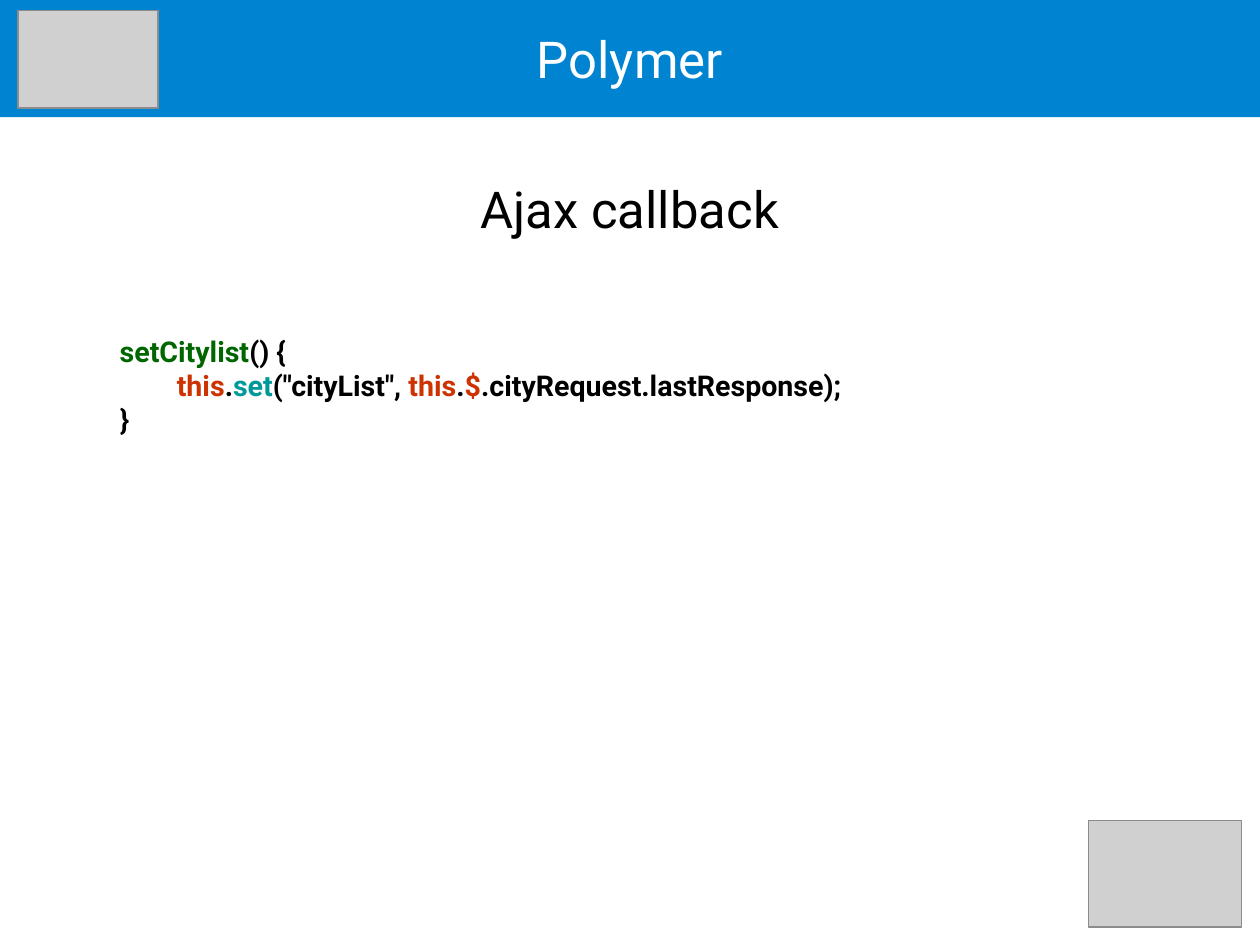
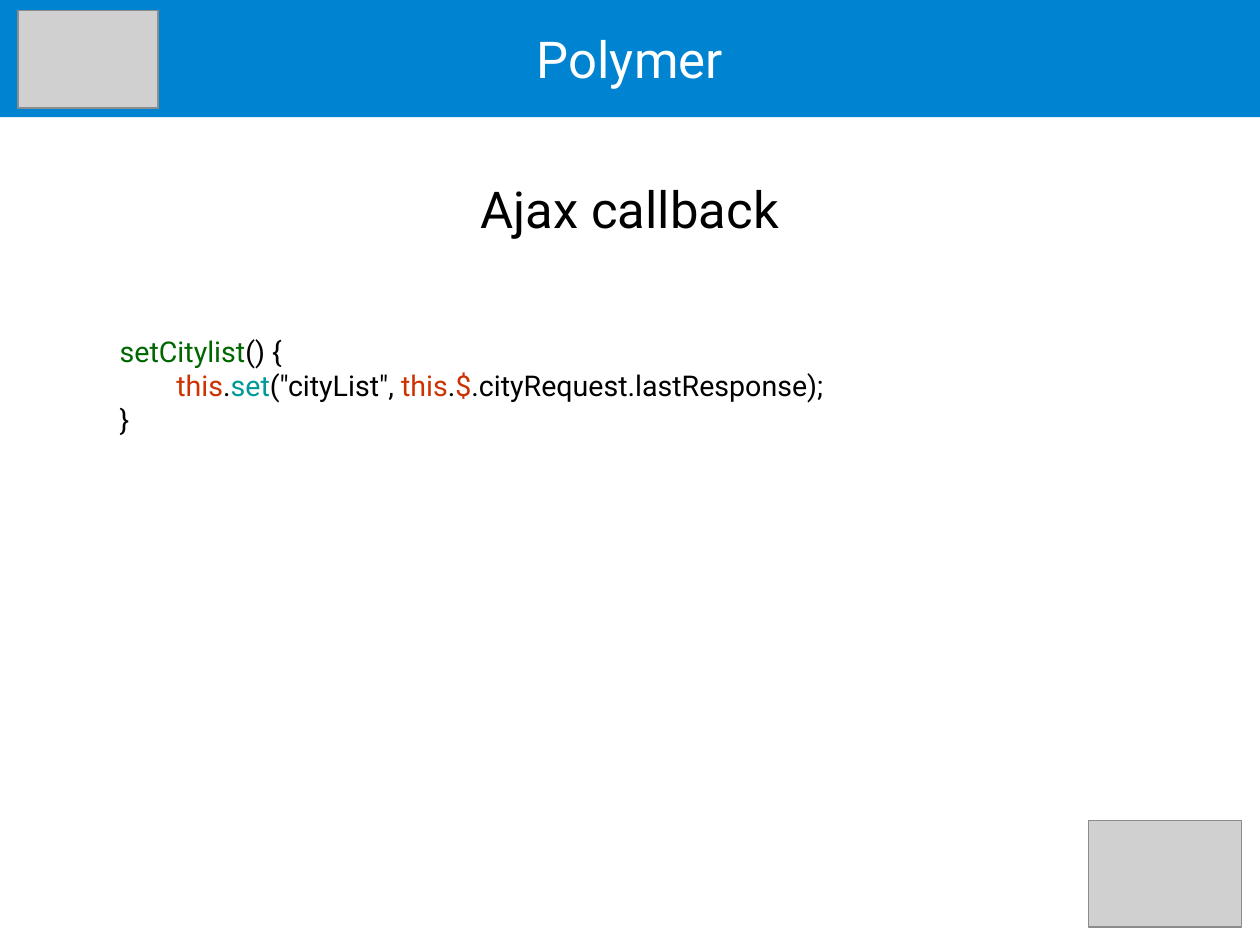
Before and after one commit to gerard-payne/polymer-demo, a slide deck: slide 8 of polymer 2 tutorial.odp. Drawn at 1260x945 pixels with LibreOffice and Linux fonts; fonts in the diff are those of the drawing; grey boxes stand for pictures. Boxes give left, top, right and bottom in pixels: in the first picture for what was removed or moved away, otherwise in the second. Text is boxed around its words. In the diff, an @@ line names an element or a change of style, - is before the commit and + after.

Commit message:
fixed broken fonts on osx

```diff
--- a/polymer 2 tutorial.odp
+++ b/polymer 2 tutorial.odp
@@ text at (x1=120, y1=339, x2=823, y2=403): bold off in "setCitylist() {", "this.set("cityList", this.$.cityRequest.lastResponse);", "}" @@
```
Also in this commit, not shown: 19 other slides changed.
